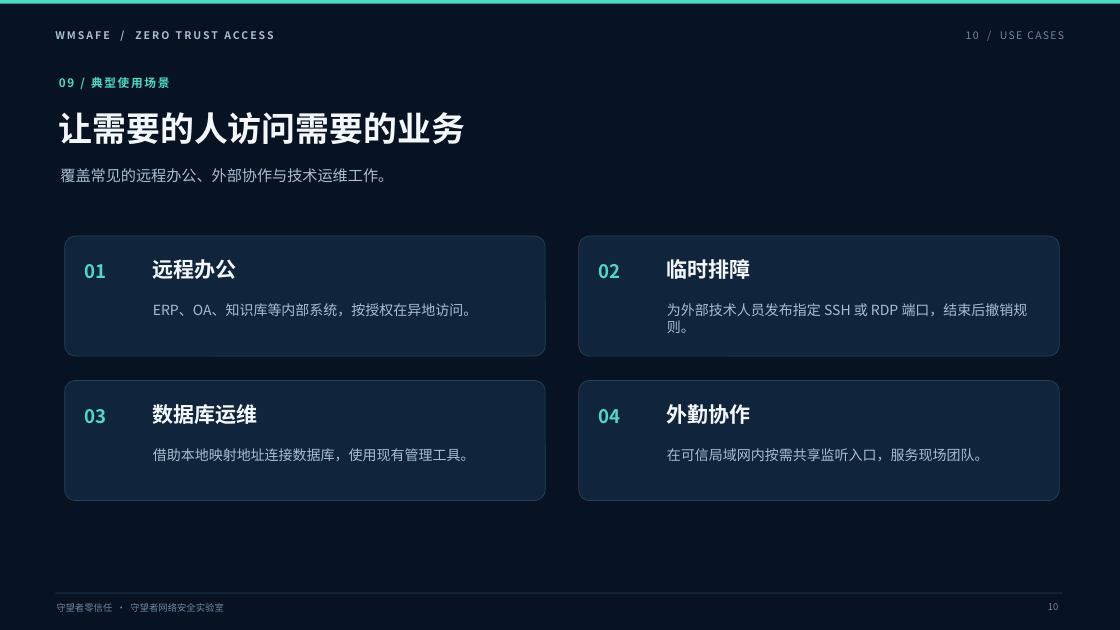
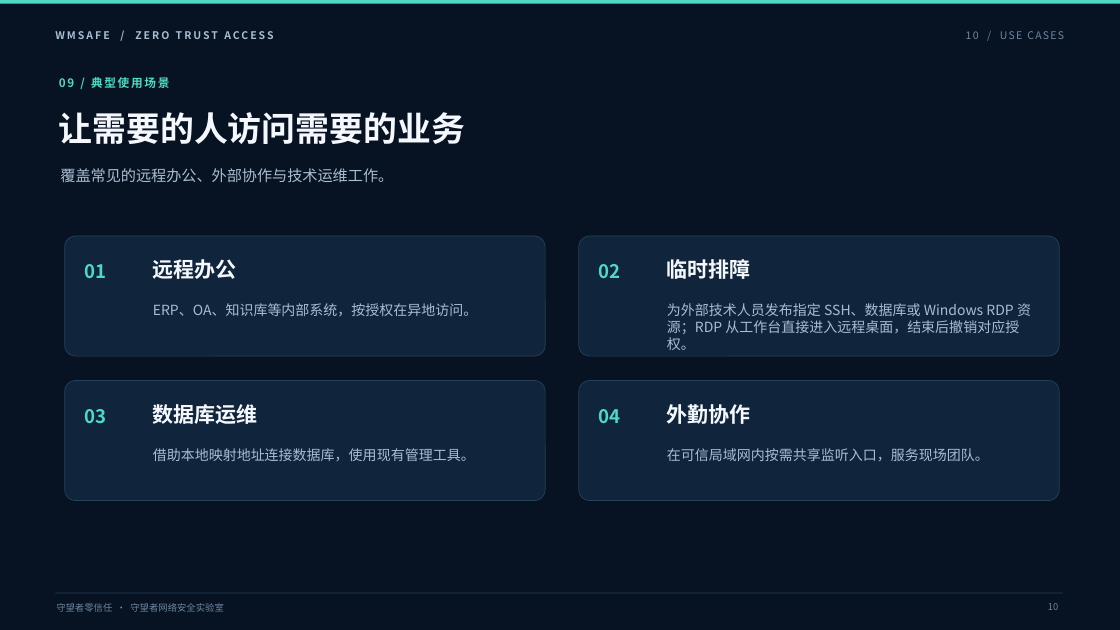
Before and after one commit to wmsafe/wmsafe.github.io, a slide deck: slide 10 of media/wmsafe-product-presentation.pptx. Drawn at 1120x630 pixels with LibreOffice and Linux fonts; fonts in the diff are those of the drawing. Boxes give left, top, right and bottom in pixels: in the first picture for what was removed or moved away, otherwise in the second. Text is boxed around its words. In the diff, an @@ line names an element or a change of style, - is before the commit and + after.

```diff
--- a/media/wmsafe-product-presentation.pptx
+++ b/media/wmsafe-product-presentation.pptx
@@ text at <box>667,303,1031,350</box>: text changed @@
-为外部技术人员发布指定 SSH 或 RDP 端口，结束后撤销规则。
+为外部技术人员发布指定 SSH、数据库或 Windows RDP 资源；RDP 从工作台直接进入远程桌面，结束后撤销对应授权。
```
Also in this commit, not shown: 6 other slides changed, 12 other files.
